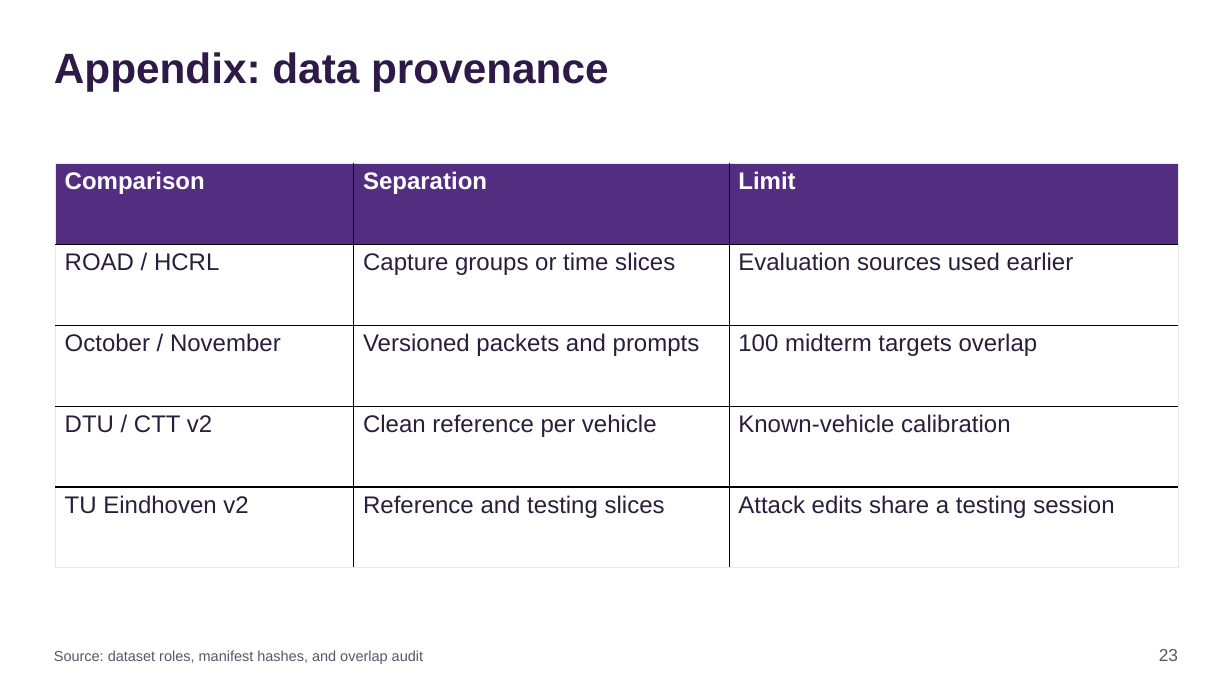
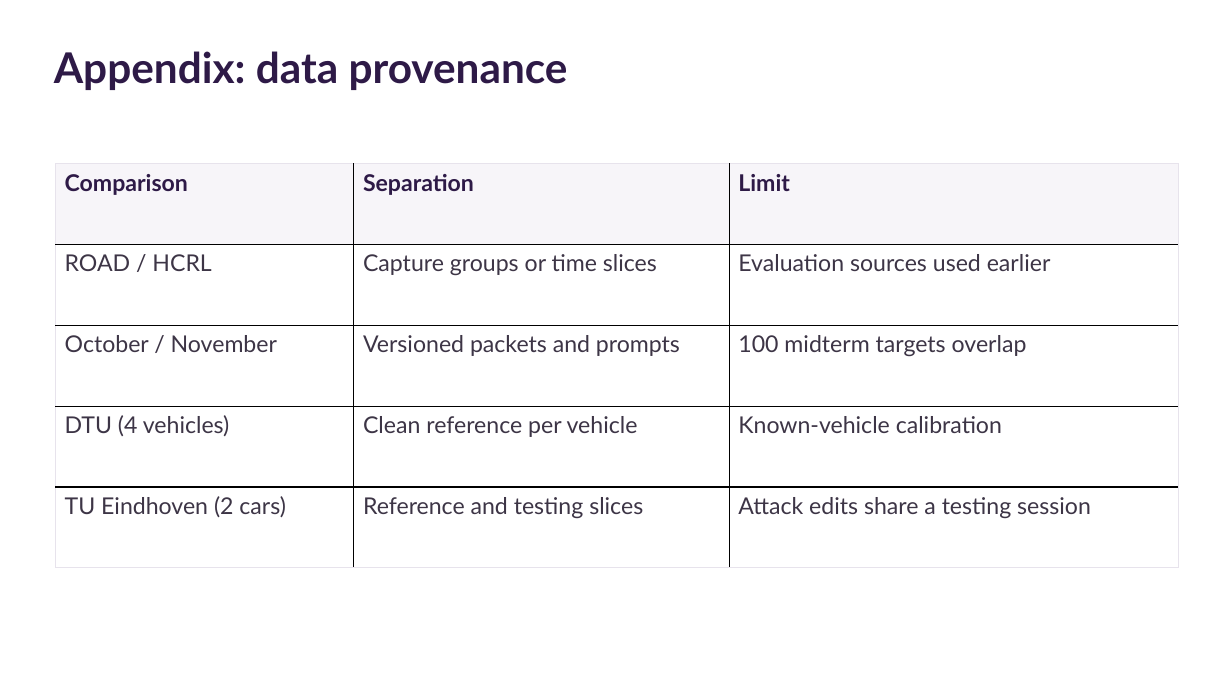
Before and after one commit to SaladbarAlex/CANalyst, a slide deck: slide 23 of output/presentation/CANalyst_Final_Presentation_20min_Class.pptx. Drawn at 1232x693 pixels with LibreOffice and Linux fonts; fonts in the diff are those of the drawing. Boxes give left, top, right and bottom in pixels: in the first picture for what was removed or moved away, otherwise in the second. Text is boxed around its words. In the diff, an @@ line names an element or a change of style, - is before the commit and + after.

```diff
--- a/output/presentation/CANalyst_Final_Presentation_20min_Class.pptx
+++ b/output/presentation/CANalyst_Final_Presentation_20min_Class.pptx
@@ text "Appendix: data provenance" at bbox=[54, 51, 568, 90]: font Arial to Lato @@
@@ table at bbox=[55, 164, 1178, 568] @@
-row 4, column 1: DTU / CTT v2
+row 4, column 1: DTU (4 vehicles)
-row 5, column 1: TU Eindhoven v2
+row 5, column 1: TU Eindhoven (2 cars)
@@ fill #522D80 to #F7F5F9 in row 1 @@
@@ size 18.8 to 18 pt, font Arial to Lato in "Comparison", "Separation", "Limit", "ROAD / HCRL" and 9 more places @@
@@ text colour #FFFFFF to #2E1A47 in "Comparison", "Separation", "Limit" @@
@@ text colour #2B1E3B to #3D3546 in "ROAD / HCRL", "Capture groups or time slices", "Evaluation sources used earlier", "October / November" and 6 more places @@
@@ borders changed @@
@@ text removed at bbox=[54, 650, 423, 664] @@
-Source: dataset roles, manifest hashes, and overlap audit
@@ text removed at bbox=[1159, 649, 1178, 661] @@
-23
```
Also in this commit, not shown: 10 other slides changed, 15 slides added, 15 slides removed, 7 other files.
